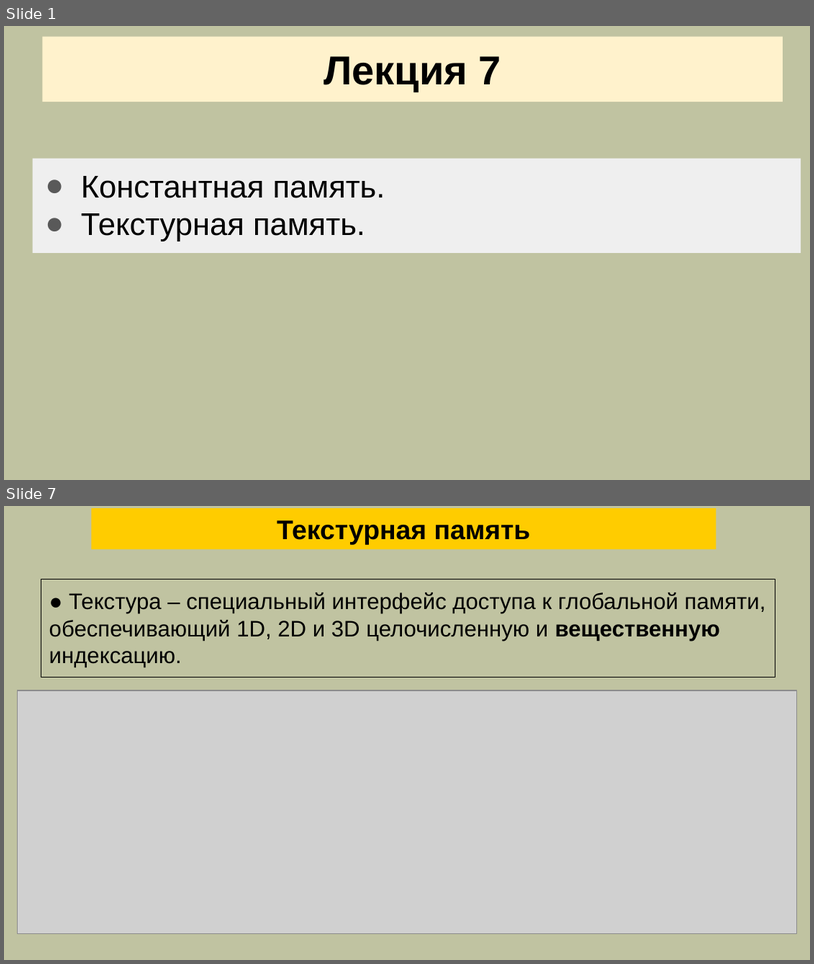
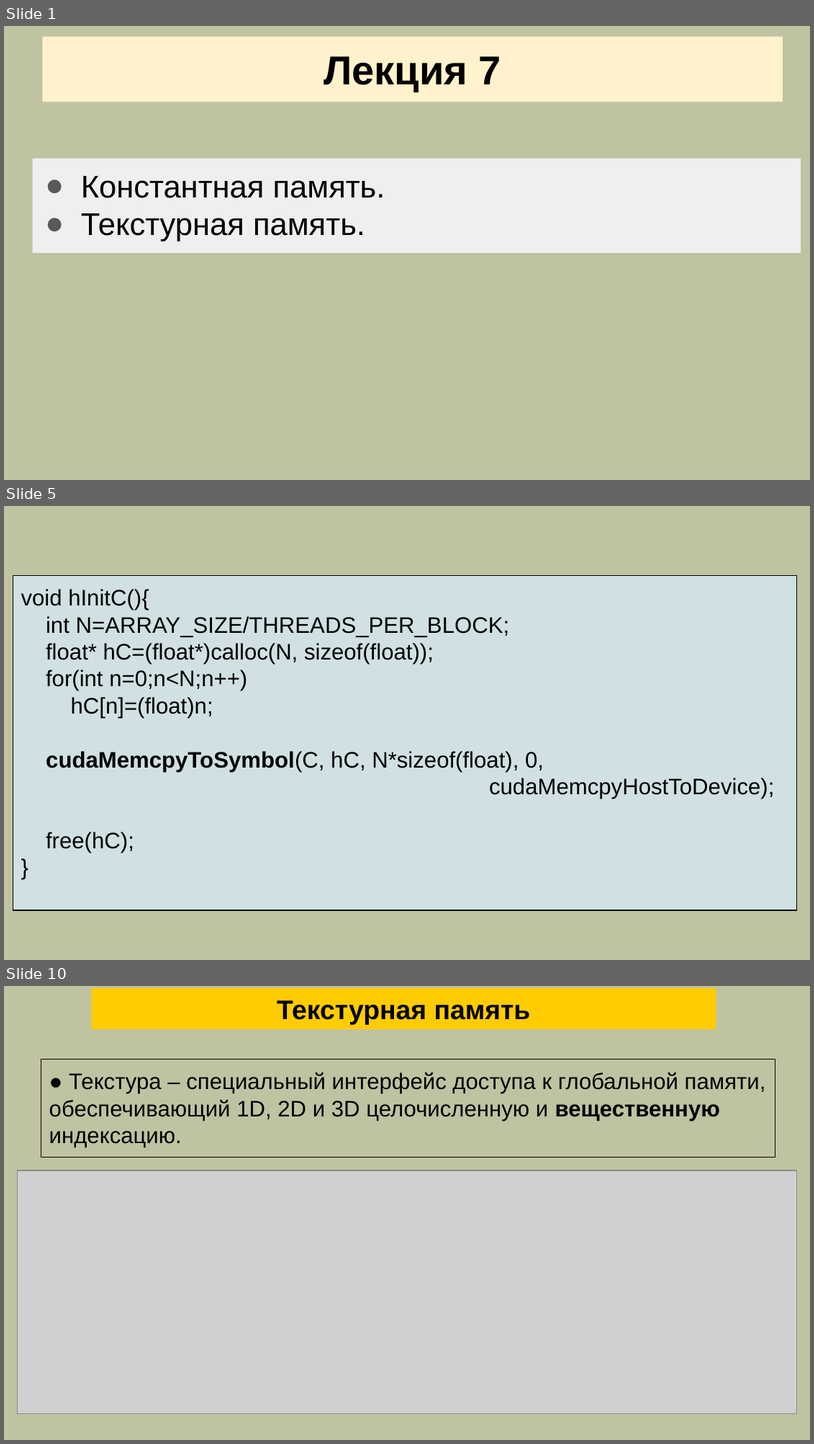
Before and after one commit to mlkv52/sibsutis_cuda_bachelors-2025, a slide deck: Лекции/pptx/Лекция7-ПГП-2025.pptx. Shown one above the other, each under a label of ours: slides 1 and 7 before the commit, slides 1, 5 and 10 after it; the slides between them are not shown. The pictures are 814x964 and 814x1444 pixels, drawn with LibreOffice and Linux fonts; fonts in the diff are those of the drawing; grey boxes stand for pictures. Boxes give left, top, right and bottom in pixels: in the first picture for what was removed or moved away, otherwise in the second. Text is boxed around its words. In the diff, an @@ line names an element or a change of style, - is before the commit and + after.

```diff
--- a/Лекции/pptx/Лекция7-ПГП-2025.pptx
+++ b/Лекции/pptx/Лекция7-ПГП-2025.pptx
@@ slide 5 added at [4, 506, 810, 960], background #C0C3A1 @@
@@ rectangle added at [13, 575, 797, 910], fill #D0E0E3, outline #000000 0.75 pt, 20 pt, text #000000 @@
+void hInitC(){
+int N=ARRAY_SIZE/THREADS_PER_BLOCK;
+float* hC=(float*)calloc(N, sizeof(float));
+for(int n=0;n<N;n++)
+hC[n]=(float)n;
+cudaMemcpyToSymbol(C, hC, N*sizeof(float), 0,
+cudaMemcpyHostToDevice);
+free(hC);
+}
@@ what was slide 7 is now slide 10 @@
```
Also in this commit, not shown: 1 slide changed, 6 other slides added, 4 slides removed.
